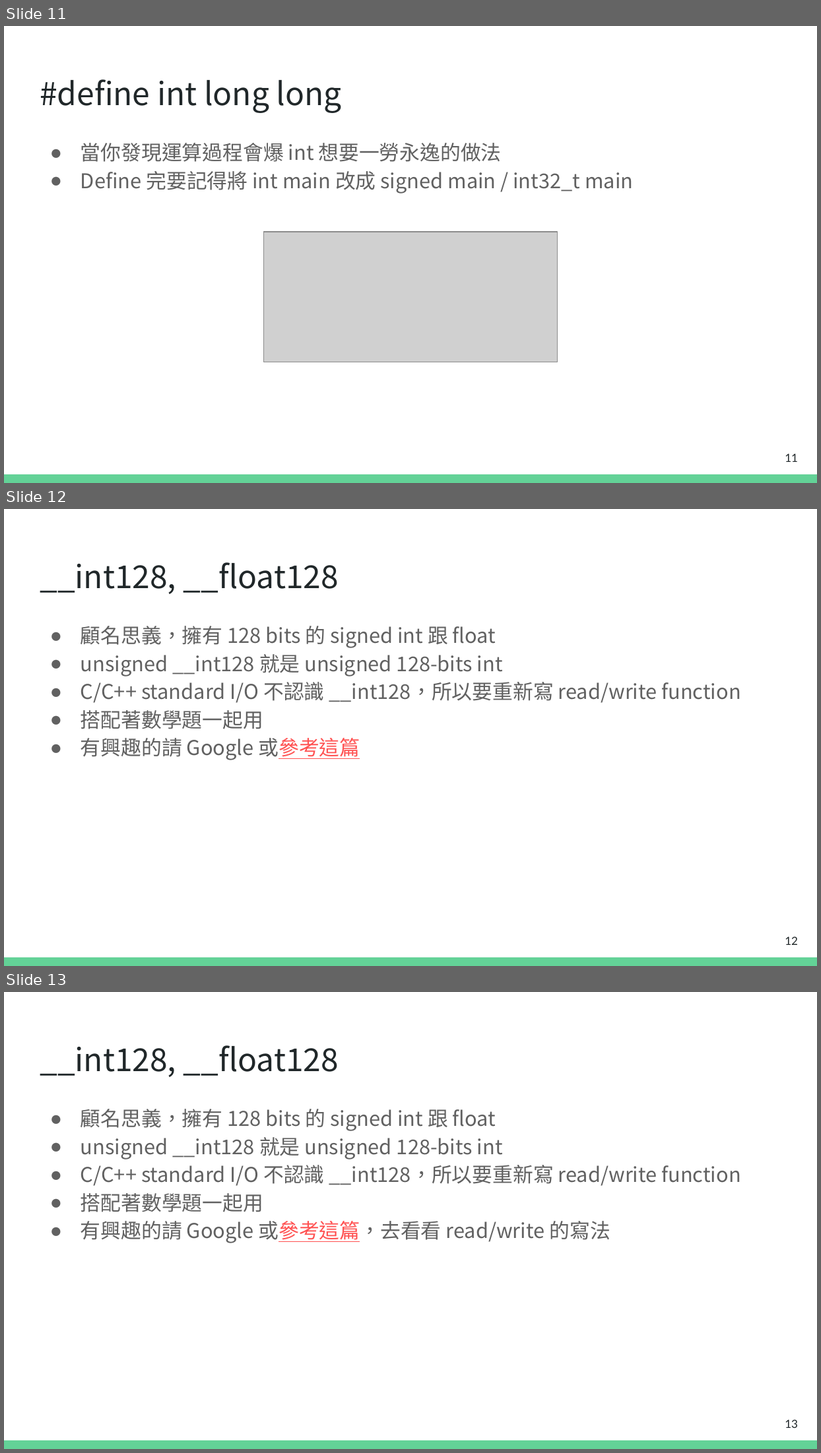
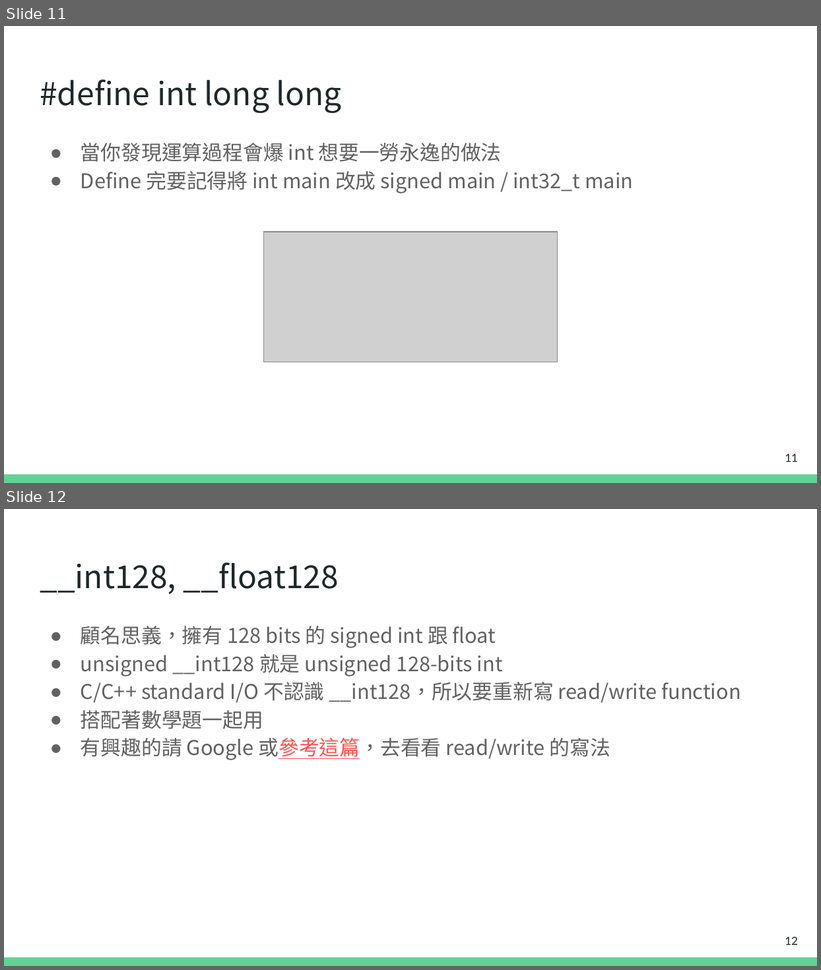
Before and after one commit to terry25031069/NTPU_codebook, a slide deck: tutorial/programming_competition_skill.pptx. Shown one above the other, each under a label of ours: slides 11, 12 and 13 before the commit, slides 11 and 12 after it. The pictures are 821x1453 and 821x970 pixels, drawn with LibreOffice and Linux fonts; fonts in the diff are those of the drawing; grey boxes stand for pictures. Boxes give left, top, right and bottom in pixels: in the first picture for what was removed or moved away, otherwise in the second. Text is boxed around its words. In the diff, an @@ line names an element or a change of style, - is before the commit and + after.

```diff
--- a/tutorial/programming_competition_skill.pptx
+++ b/tutorial/programming_competition_skill.pptx
@@ slide 12 removed at (4, 509, 817, 966), background #FFFFFF; not listed: 1 template element that a slide beside it also shows @@
@@ title removed at (40, 562, 339, 594) @@
-__int128, __float128
@@ text removed at (81, 626, 741, 760) @@
-● 顧名思義，擁有 128 bits 的 signed int 跟 float
-● unsigned __int128 就是 unsigned 128-bits int
-● C/C++ standard I/O 不認識 __int128，所以要重新寫 read/write function
-● 搭配著數學題一起用
-● 有興趣的請 Google 或參考這篇
@@ page number removed at (785, 937, 798, 945) @@
-12
@@ what was slide 13 is now slide 12 @@
@@ page number at (785, 937, 798, 945): text changed @@
-13
+12
```
Also in this commit, not shown: 1 slide changed, 1 other file.
